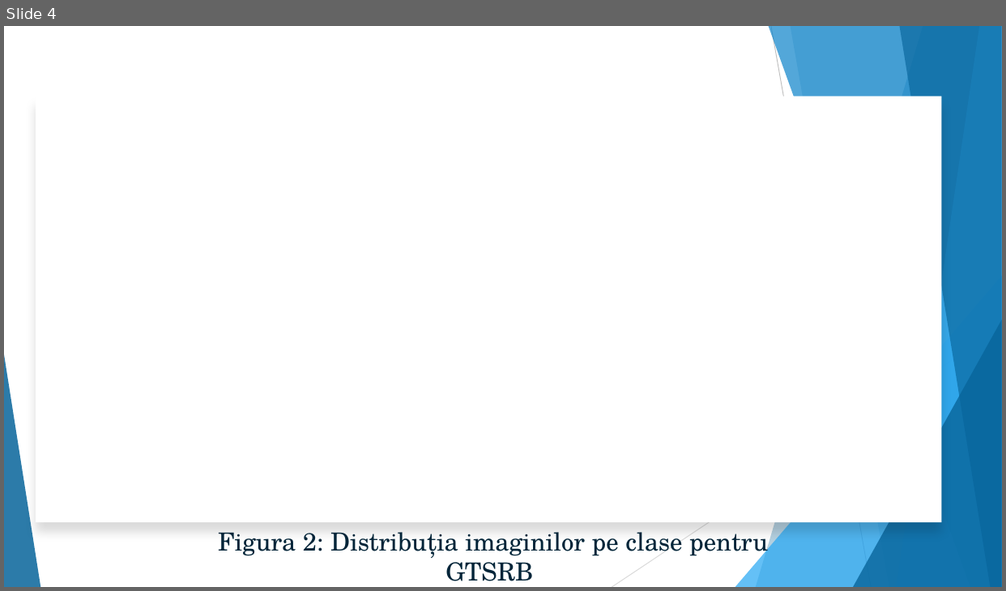
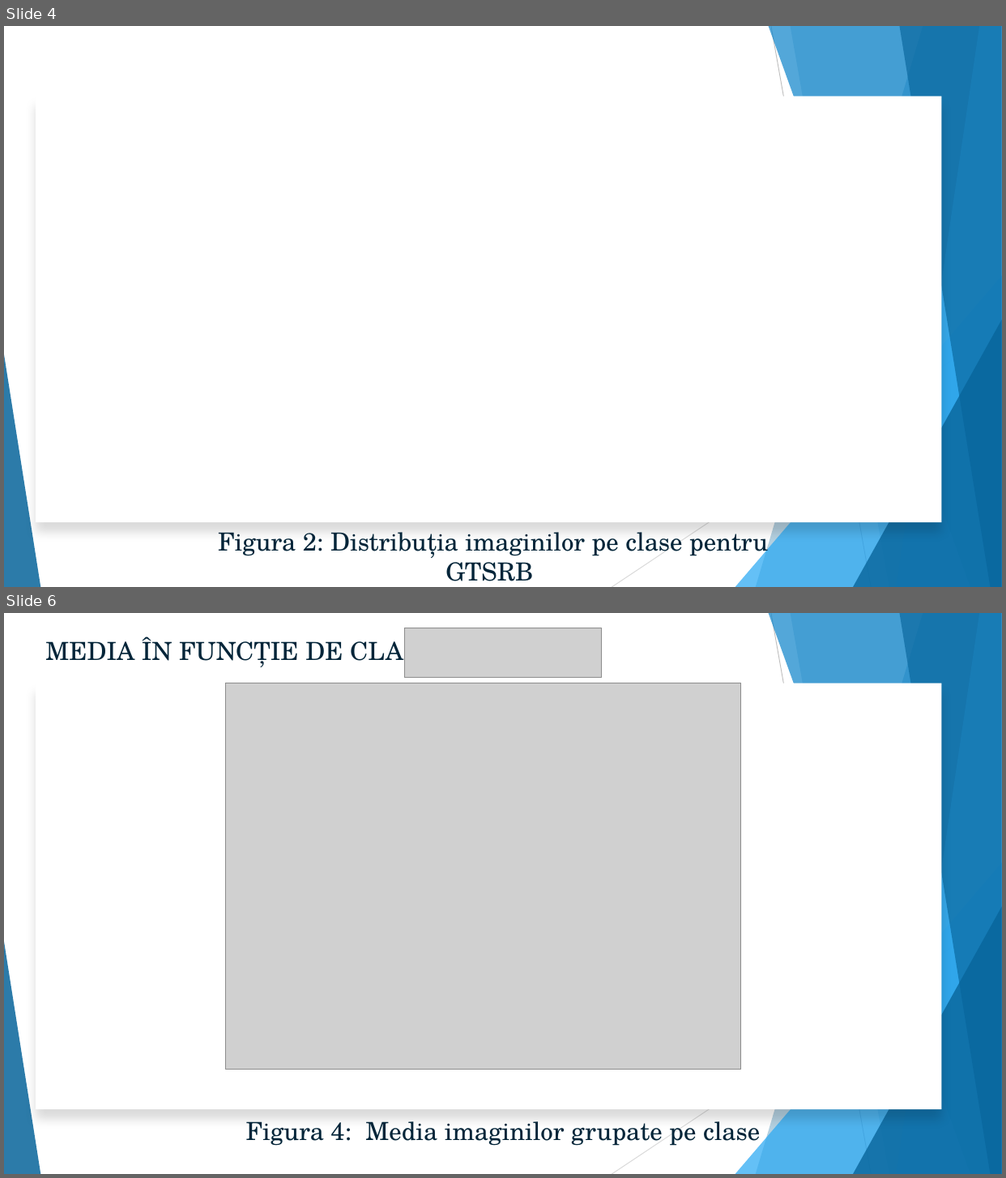
Before and after one commit to EnricoGaraiman/cppsms, a slide deck: article/GARAIMAN_ENRICO_&_MARIN_ALEXANDRA.pptx. Shown one above the other, each under a label of ours: slide 4 before the commit, slides 4 and 6 after it; the slides between them are not shown. The pictures are 1006x591 and 1006x1178 pixels, drawn with LibreOffice and Linux fonts; fonts in the diff are those of the drawing; grey boxes stand for pictures; background and template pictures are left out. Boxes give left, top, right and bottom in pixels: in the first picture for what was removed or moved away, otherwise in the second. Text is boxed around its words. In the diff, an @@ line names an element or a change of style, - is before the commit and + after.

```diff
--- a/article/GARAIMAN_ENRICO_&_MARIN_ALEXANDRA.pptx
+++ b/article/GARAIMAN_ENRICO_&_MARIN_ALEXANDRA.pptx
@@ slide 6 added at (x1=4, y1=613, x2=1002, y2=1174), background #FFFFFF; not listed: 10 template elements that a slide beside it also shows @@
@@ text added at (x1=45, y1=636, x2=437, y2=668), 24 pt, text #032539 @@
+MEDIA ÎN FUNCȚIE DE CLASĂ
@@ picture added at (x1=404, y1=628, x2=602, y2=677) @@
@@ rectangle added at (x1=36, y1=683, x2=941, y2=1110), fill #FFFFFF @@
@@ picture added at (x1=226, y1=683, x2=740, y2=1070) @@
@@ text added at (x1=246, y1=1118, x2=760, y2=1148), 24 pt, text #032539 @@
+Figura 4: Media imaginilor grupate pe clase
```
Also in this commit, not shown: 1 slide changed, 3 other slides added.
